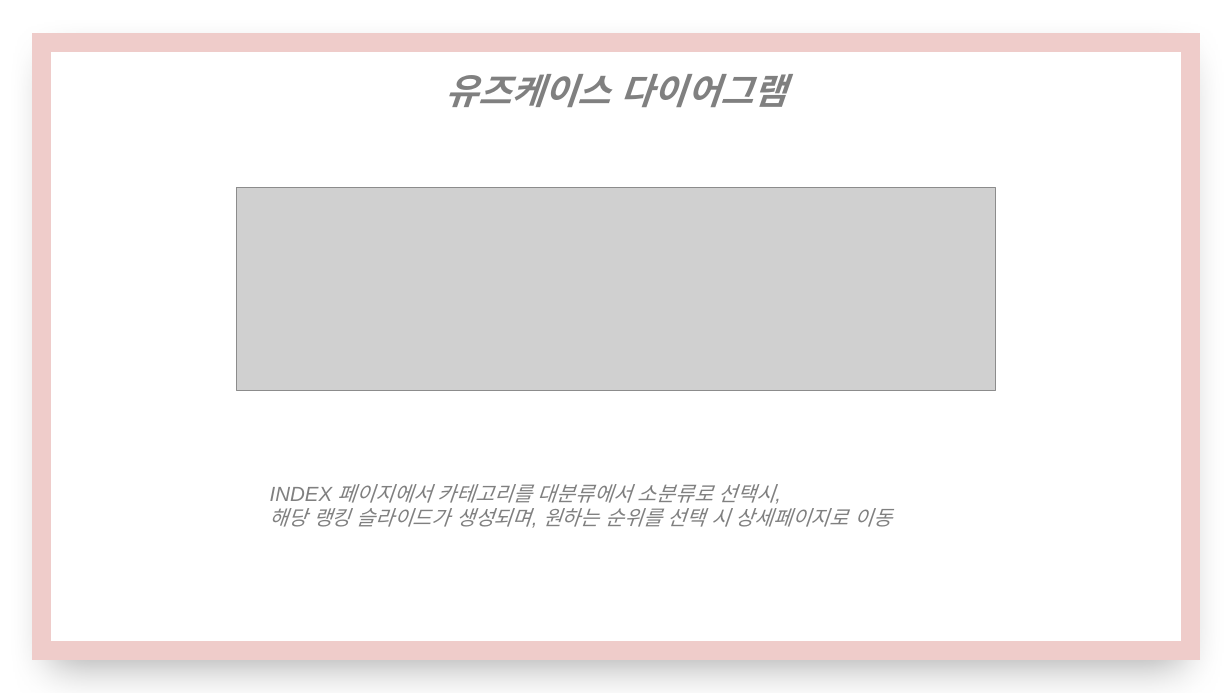
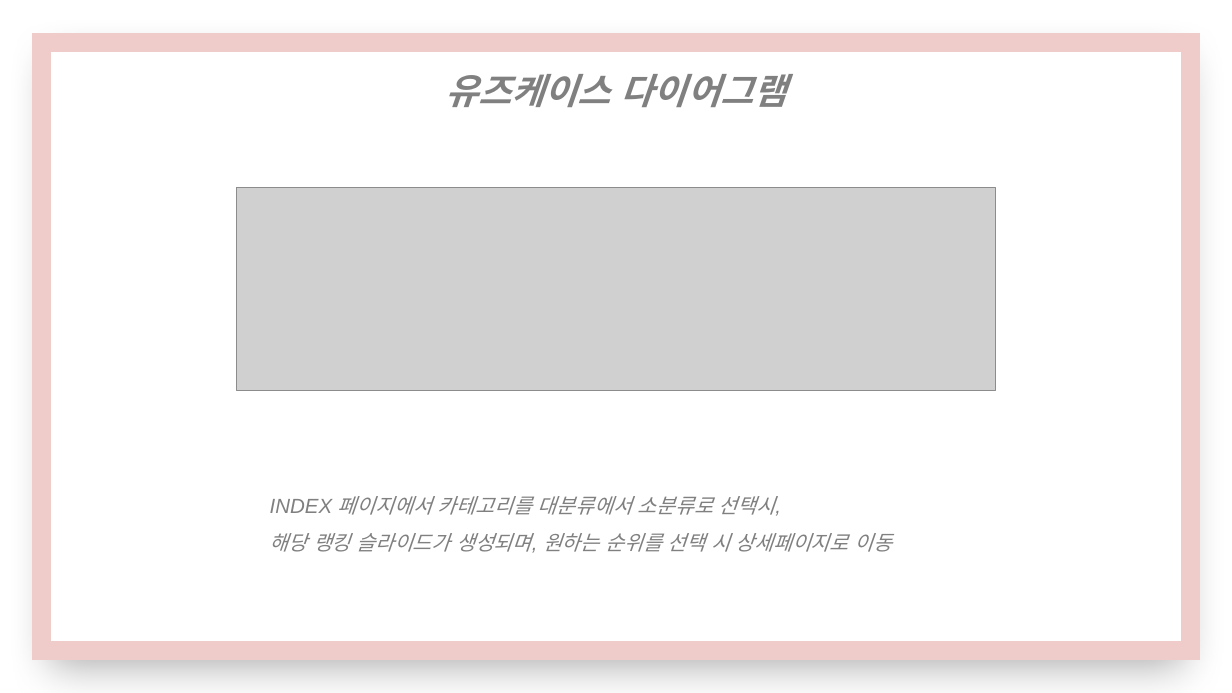
Before and after one commit to What-The-Pork/meeting-log, a slide deck: slide 18 of 팀프로젝트 발표.pptx (slide 17 before the commit). Drawn at 1232x693 pixels with LibreOffice and Linux fonts; fonts in the diff are those of the drawing; grey boxes stand for pictures. Boxes give left, top, right and bottom in pixels: in the first picture for what was removed or moved away, otherwise in the second. Text is boxed around its words. In the diff, an @@ line names an element or a change of style, - is before the commit and + after.

```diff
--- a/팀프로젝트 발표.pptx
+++ b/팀프로젝트 발표.pptx
@@ text "INDEX 페이지에서 카테고리를 대분류에서 소분류로 ..." at [270, 496, 892, 552]: line spacing 1 to 1.5 @@
```
Also in this commit, not shown: 7 other slides changed, 2 slides added.
